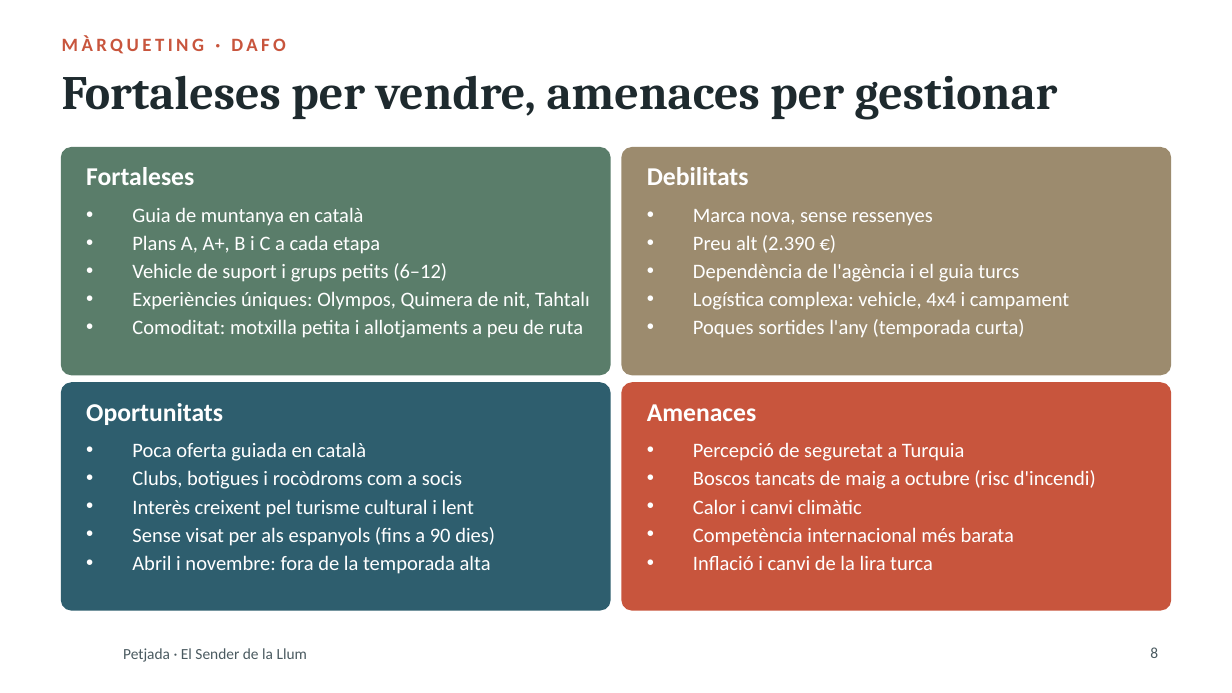
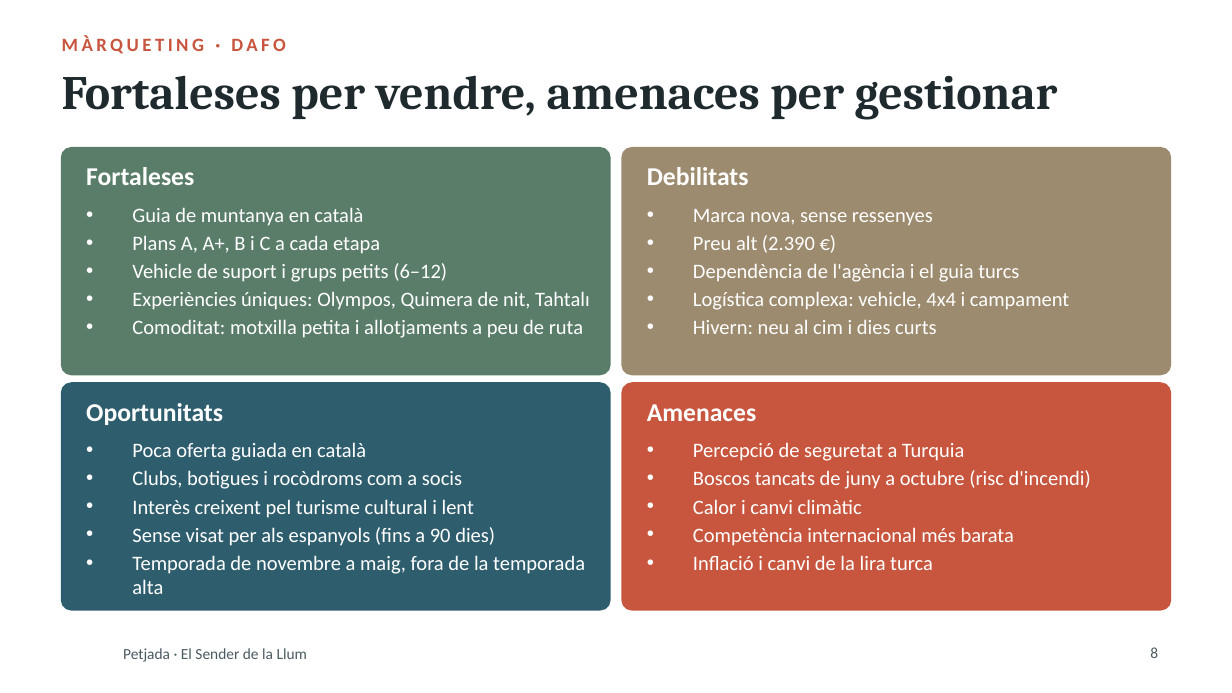
Before and after one commit to stosalca/sender-de-la-llum, a slide deck: slide 8 of Presentacio_1_Petjada.pptx. Drawn at 1232x693 pixels with LibreOffice and Linux fonts; fonts in the diff are those of the drawing; background and template pictures are left out. Boxes give left, top, right and bottom in pixels: in the first picture for what was removed or moved away, otherwise in the second. Text is boxed around its words. In the diff, an @@ line names an element or a change of style, - is before the commit and + after.

```diff
--- a/Presentacio_1_Petjada.pptx
+++ b/Presentacio_1_Petjada.pptx
@@ text at bbox=[693, 320, 936, 334]: text changed @@
-• Poques sortides l'any (temporada curta)
+• Hivern: neu al cim i dies curts
@@ text at bbox=[693, 470, 1091, 489]: text changed @@
-• Boscos tancats de maig a octubre (risc d'incendi)
+• Boscos tancats de juny a octubre (risc d'incendi)
@@ text at bbox=[132, 555, 585, 594]: text changed @@
-• Abril i novembre: fora de la temporada alta
+• Temporada de novembre a maig, fora de la temporada alta
```
Also in this commit, not shown: 41 other files.
